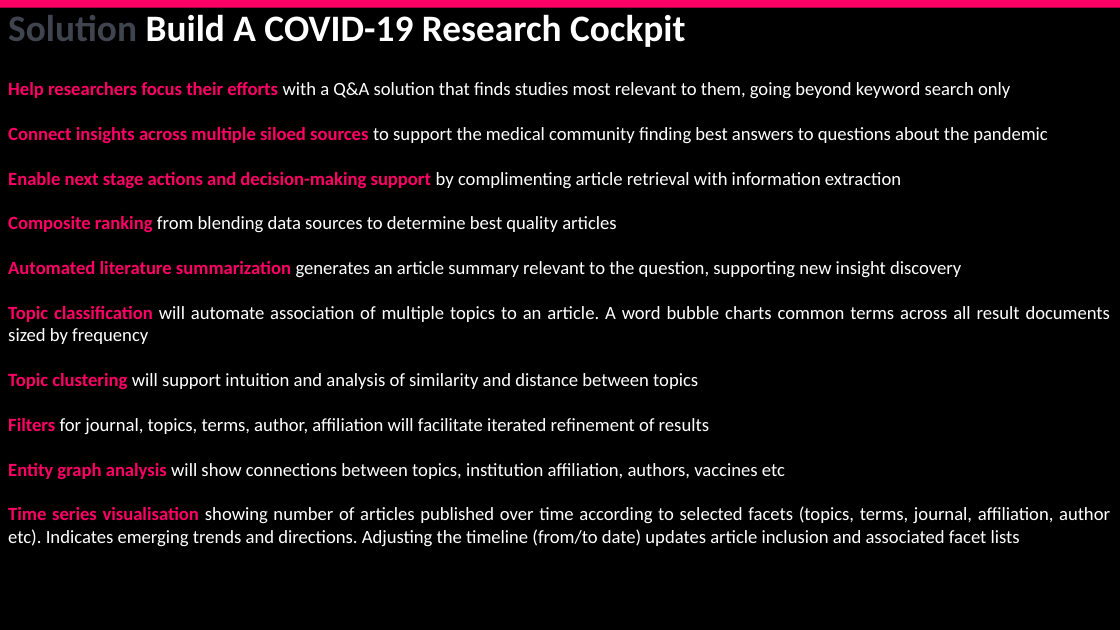
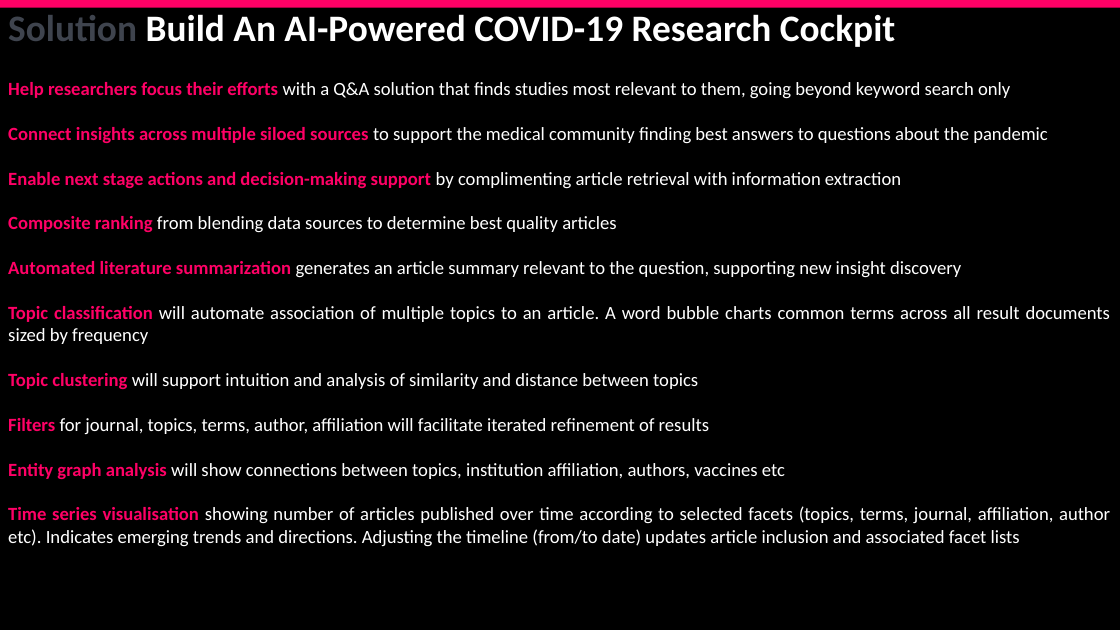
Before and after one commit to corticalstack/corticalstack.github.io, a slide deck: slide 5 of docs/project/Jon-Paul Boyd Masters Thesis Project Presentation COVID19 Research Cockpit.pptx. Drawn at 1120x630 pixels with LibreOffice and Linux fonts; fonts in the diff are those of the drawing. Boxes give left, top, right and bottom in pixels: in the first picture for what was removed or moved away, otherwise in the second. Text is boxed around its words. In the diff, an @@ line names an element or a change of style, - is before the commit and + after.

```diff
--- a/docs/project/Jon-Paul Boyd Masters Thesis Project Presentation COVID19 Research Cockpit.pptx
+++ b/docs/project/Jon-Paul Boyd Masters Thesis Project Presentation COVID19 Research Cockpit.pptx
@@ text at [8, 14, 895, 47]: text changed @@
-Solution Build A COVID-19 Research Cockpit
+Solution Build An AI-Powered COVID-19 Research Cockpit
```
Also in this commit, not shown: 1 other slide changed, 1 other file.
